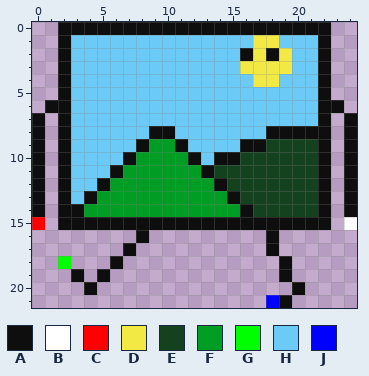
Pixel-art sprite, stored at media/imgEnemy/0/spr2.png. The first picture shows the starting point.
Rulers count pixels.
Palette (. is transparent): A #0e0e0e  B #ffffff  C #ff0000  D #f2e945  E #14421f  F #009d25  G #00ff00  H #6bcaf6  J #0000ff
New version:
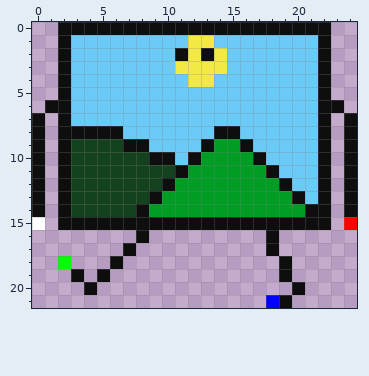
From old to new:
file 125x110 -> 25x22 pixels (blocks of 5x5 -> 1x1; one block is one cell here)
colour B: #ffffff -> #ff0000
colour C: #ff0000 -> #ffffff
Changed rows in their new state; - is a pixel that keeps its letter.
first column x 11:
 1 -DD---HH-
 2 ADAD-HHHH
 3 DDDD-HHHH
 4 -DD---HH-
first column x 3:
 8 AAAA--HH---AA--HHHH
 9 EEEEA-HHH-AFF-HHHHH
10 EEEEEEAAH-FFFFAHHHH
11 EEEEEEEEA-FFFFFAHHH
12 EEEEEEEA---FFFFFAHH
13 EEEEEEA-----FFFFFAH
14 EEEEEA-------FFFFFA
